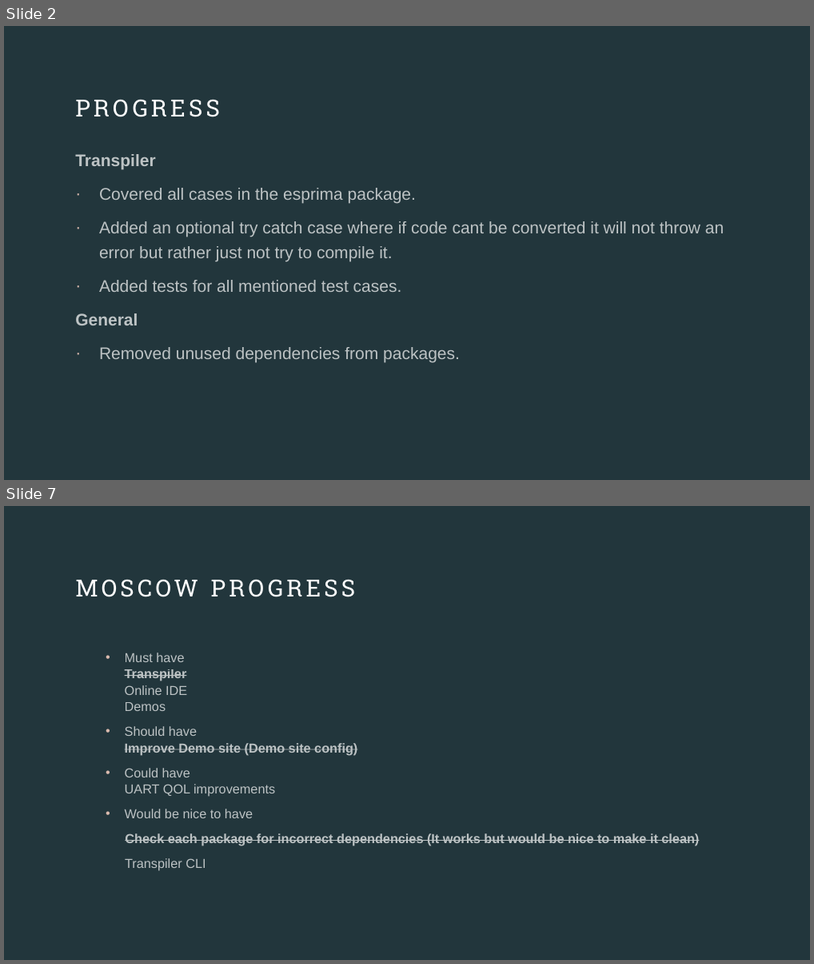
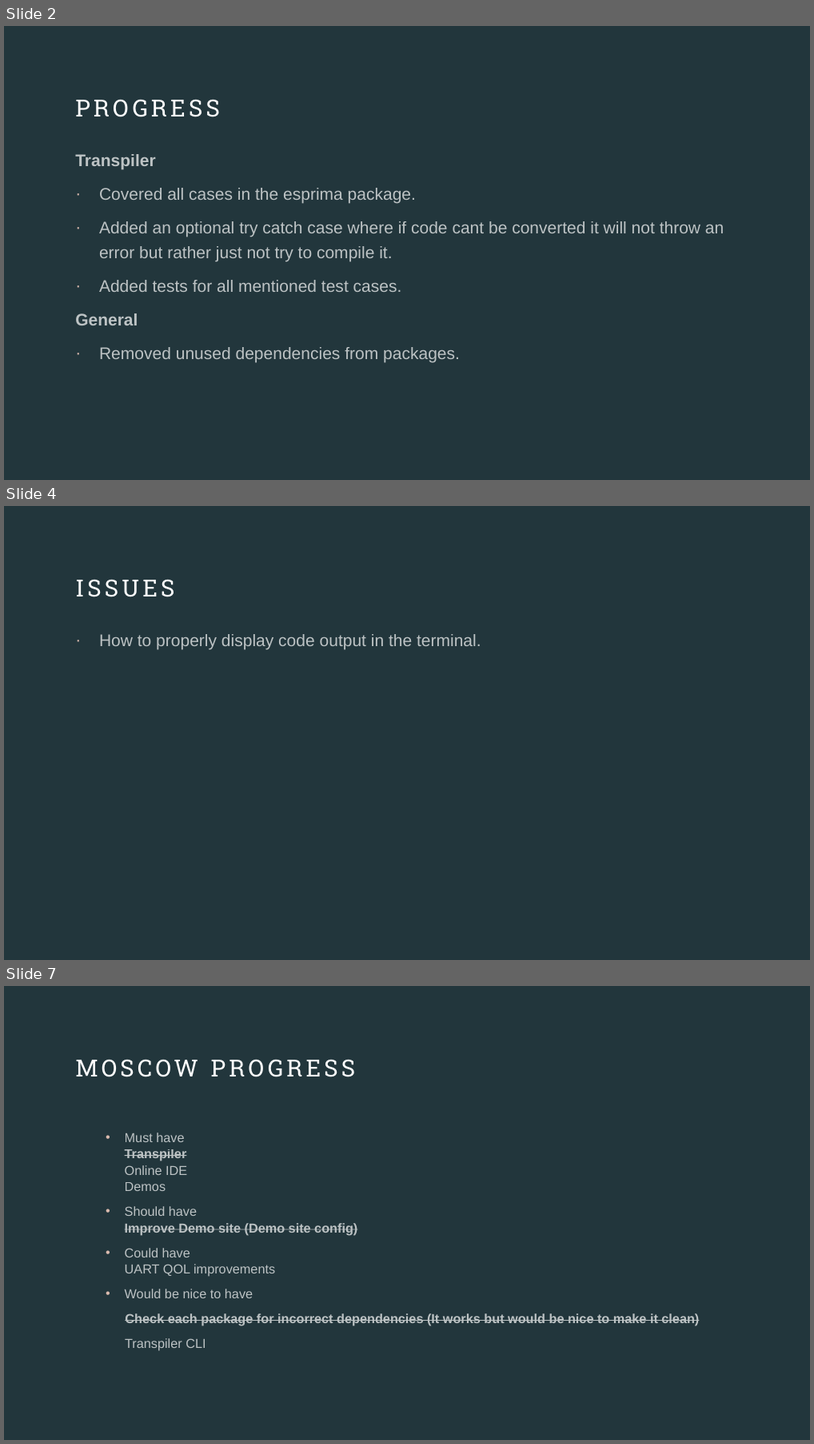
Before and after one commit to callummclu/dissertation, a slide deck: meetings/week 15/week15_presentation.pptx. Shown one above the other, each under a label of ours: slides 2 and 7 before the commit, slides 2, 4 and 7 after it; the slides between them are not shown. The pictures are 814x964 and 814x1444 pixels, drawn with LibreOffice and Linux fonts; fonts in the diff are those of the drawing. Boxes give left, top, right and bottom in pixels: in the first picture for what was removed or moved away, otherwise in the second. Text is boxed around its words. In the diff, an @@ line names an element or a change of style, - is before the commit and + after.

```diff
--- a/meetings/week 15/week15_presentation.pptx
+++ b/meetings/week 15/week15_presentation.pptx
@@ slide 4 added at [4, 506, 810, 960], background #22363C @@
@@ title added at [75, 579, 174, 597], 28 pt, text #FFFFFF @@
+ISSUES
@@ text added at [99, 634, 482, 649], 20 pt, text #FFFFFF at 70% opacity @@
+· How to properly display code output in the terminal.
```
Also in this commit, not shown: 2 slides changed, 1 other slide added, 2 slides removed, 3 other files.
